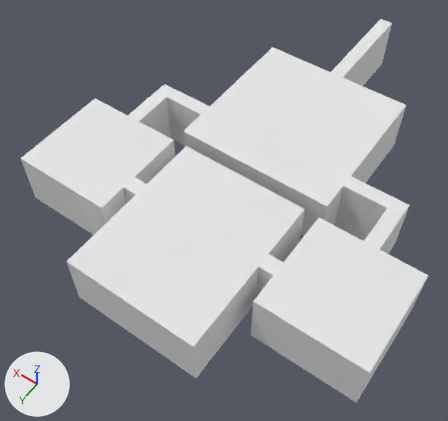
Two versions of the Blender file model/museum_final.blend, one commit apart.
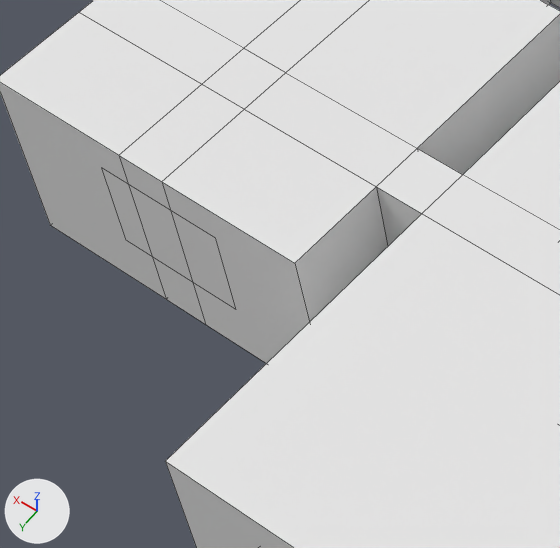
The first picture shows the older version from a 50 mm lens placed at (-14.1, 28.6, 33.4), pointed at (1.2, 7.1, -0.3). The close-ups show both versions on the part from 5% to 39% of the width and 33% to 68% of the height of that picture; other places that the commit changed are outside them. Lighting does not change. The marker at lower left points along +X, +Y and +Z. The close-ups show mesh edges as thin lines.

Names of what the first close-up shows: 'Museum'.
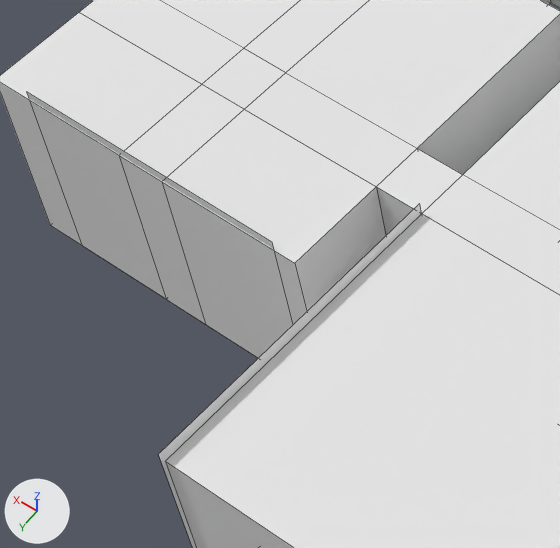
Pixel boxes [x1, y1, x2, y2] of what changed, in the close-ups (560 x 548 px):
'Tag1', moved, turned, rescaled (not visible before): after [159, 204, 422, 548]
'Painting1', added: after [27, 92, 274, 249]

Edits to the bpy script that builds the scene:
```text
Change ob_tag1:
    ob_tag1.location: (8.71, 13.98, 2.21) -> (4.38, 15.04, 2.03)
    ob_tag1.rotation_euler: (1.571, 0.0, 0.0) -> (1.571, 0.0, -1.571)  # degrees (90, 0, 0) -> degrees (90, 0, -90)
    ob_tag1.scale: (1.35, 1.0, 1.0) -> (3.03, 2.25, 2.25)
Add ob_painting1:
    ob_painting1 = bpy.data.objects.new('Painting1', me_plane)
    ob_painting1.location = (8.71, 13.98, 2.07)
    ob_painting1.rotation_euler = (1.571, 0.0, 0.0)  # degrees (90, 0, 0)
    ob_painting1.scale = (2.85, 2.12, 2.12)
```
